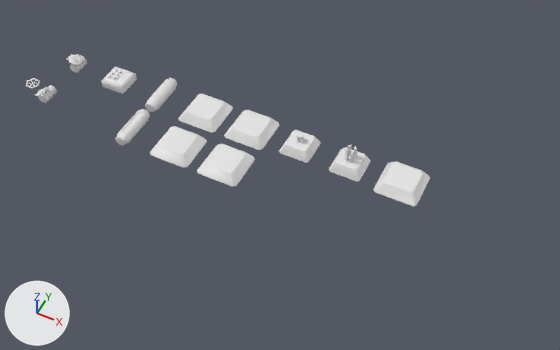
The FBX model Assets/Art/Models/Structures/Pipes/PipeMachinery.fbx as it was, and as the next commit left it.
Camera for both pictures: a camera (50 mm lens) standing at (6.12, -9.07, 10.36) and looking at (2.1, -1.03, 0.3). Lighting does not change. The marker at lower left points along +X, +Y and +Z. The first picture is the older version. Where no turn or scale is listed for an object, it has been applied to the vertices.

The first picture shows 'ConnectorPort', 'FilterL', 'FilterR', 'Ignitor', 'Injector ', 'Meter', 'MixerL', 'MixerR', 'Pump', 'PumpVolume' and 4 more.
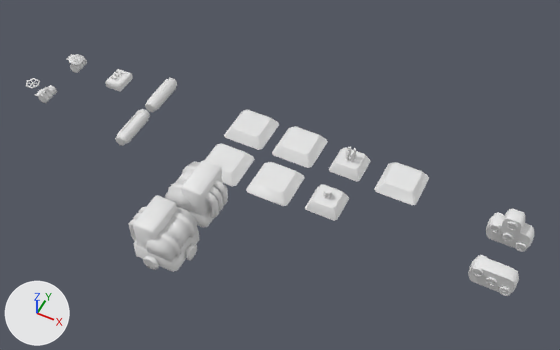
Boxes (x1, y1, x2, y2) around the edits, measured in the pictures (560 x 350 px; the box of a moved part takes in the faces that stretch with it):
'FilterL2', added
    after: (128, 195, 200, 272)
'MixerL', moved
    before: (197, 144, 255, 187)
    after: (246, 162, 305, 206)
'MixerR', moved
    before: (224, 110, 279, 150)
    after: (272, 126, 328, 168)
'FilterR', moved
    before: (178, 94, 233, 133)
    after: (224, 110, 279, 150)
'FilterR2', added
    after: (165, 160, 228, 228)
'FilterL', moved
    before: (150, 126, 207, 168)
    after: (204, 143, 255, 186)
'Injector ', moved
    before: (279, 130, 321, 163)
    after: (305, 184, 349, 221)
'PipesManifold4', added
    after: (486, 208, 534, 252)
'PipesManifold3', added
    after: (468, 255, 519, 296)
'Meter', reshaped (22% narrower, 17% shorter)
    before: (101, 66, 137, 94)
    after: (105, 69, 133, 92)
part 1 of me_meter, rebuilt (22% narrower, 17% shorter)
    before: (101, 66, 137, 94)
    after: (105, 69, 133, 92)
part 2 of me_meter, moved or reshaped
    before: (104, 67, 132, 85)
    after: (111, 70, 127, 82)

The change, as a diff of the scene's bpy script:
```diff
--- a/Assets/Art/Models/Structures/Pipes/PipeMachinery.fbx.py
+++ b/Assets/Art/Models/Structures/Pipes/PipeMachinery.fbx.py
@@ me_meter @@
 # used by ob_meter; location = (-2.0, 0.0, 0.0)
-me_meter.from_pydata(...)  # 112 vertices, 81 faces; spans x -0.244..0.244, y -0.244..0.244, z -0.009..0.219
+me_meter.from_pydata(...)  # 107 vertices, 78 faces; spans x -0.168..0.168, y -0.22..0.22, z 0.0..0.197
+# me_meter part 1: the loose piece of 16 vertices spanning x -0.244..0.244, y -0.244..0.244, z -0.009..0.181 is rebuilt with 27 vertices and now spans x -0.168..0.168, y -0.22..0.22, z 0.0..0.163
+# me_meter part 2: 88 vertices removed from x -0.205..0.205, y -0.205..0.205, z 0.162..0.219; 80 vertices added at x -0.117..0.121, y -0.149..0.149, z 0.153..0.197
+# other edits to the shape of me_meter do not show in these pictures
 me_meter.materials.append(mat_palette05)
@@ me_filterl2 @@
+me_filterl2.from_pydata(...)  # 950 vertices, 731 faces; spans x -0.533..0.505, y -0.505..0.505, z -0.271..0.549
+# faces by material slot: [727, 4]
+me_filterl2.materials.append(mat_palette05)  # its picture is missing
+me_filterl2.materials.append(mat_palette05_emission)  # white #e7e7e7
@@ me_filterr2 @@
+me_filterr2.from_pydata(...)  # 950 vertices, 731 faces; spans x -0.505..0.533, y -0.505..0.505, z -0.271..0.549
+# faces by material slot: [727, 4]
+me_filterr2.materials.append(mat_palette05)  # its picture is missing
+me_filterr2.materials.append(mat_palette05_emission)  # white #e7e7e7
@@ me_pipesmanifold4 @@
+me_pipesmanifold4.from_pydata(...)  # 360 vertices, 284 faces; spans x -0.393..0.393, y -0.157..0.157, z -0.484..0.233
+me_pipesmanifold4.materials.append(mat_palette05)  # its picture is missing
@@ me_pipesmanifold3 @@
+me_pipesmanifold3.from_pydata(...)  # 264 vertices, 208 faces; spans x -0.393..0.393, y -0.157..0.157, z -0.484..-0.011
+me_pipesmanifold3.materials.append(mat_palette05)  # its picture is missing
@@ ob_injector @@
 ob_injector = bpy.data.objects.new('Injector ', me_injector)
-ob_injector.location = (2.0, 0.0, 0.0)
+ob_injector.location = (3.0, -1.0, 0.0)
@@ ob_mixerl @@
 ob_mixerl = bpy.data.objects.new('MixerL', me_mixerl)
-ob_mixerl.location = (1.0, -1.0, 0.0)
+ob_mixerl.location = (2.0, -1.0, 0.0)
@@ ob_mixerr @@
 ob_mixerr = bpy.data.objects.new('MixerR', me_mixerr)
-ob_mixerr.location = (1.0, 0.0, 0.0)
+ob_mixerr.location = (2.0, 0.0, 0.0)
@@ ob_filterr @@
 ob_filterr = bpy.data.objects.new('FilterR', me_filterr)
-ob_filterr.location = (0.0, 0.0, 0.0)
+ob_filterr.location = (1.0, 0.0, 0.0)
@@ ob_filterl @@
 ob_filterl = bpy.data.objects.new('FilterL', me_filterl)
-ob_filterl.location = (0.0, -1.0, 0.0)
+ob_filterl.location = (1.0, -1.0, 0.0)
@@ ob_filterl2 @@
+ob_filterl2 = bpy.data.objects.new('FilterL2', me_filterl2)
+ob_filterl2.location = (1.0, -3.0, 0.22)
@@ ob_filterr2 @@
+ob_filterr2 = bpy.data.objects.new('FilterR2', me_filterr2)
+ob_filterr2.location = (1.0, -2.0, 0.22)
@@ ob_pipesmanifold4 @@
+ob_pipesmanifold4 = bpy.data.objects.new('PipesManifold4', me_pipesmanifold4)
+ob_pipesmanifold4.location = (6.0, 0.0, 0.0)
@@ ob_pipesmanifold3 @@
+ob_pipesmanifold3 = bpy.data.objects.new('PipesManifold3', me_pipesmanifold3)
+ob_pipesmanifold3.location = (6.0, -1.0, 0.0)
```
